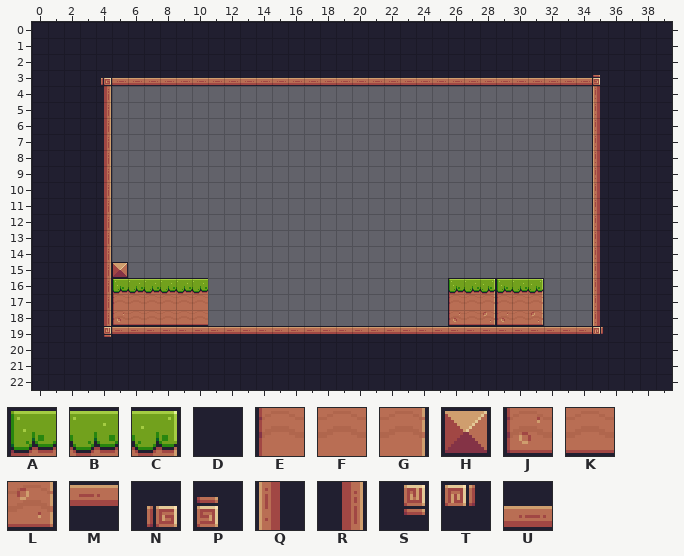
Tiled map, stored at assets/tiles/Level-01.tmx. The picture above was drawn from the file before the commit.
Cells are 16x16 px. Shown: x 0..39, y 0..22.
Key: from "Pixel Adventure": A 6, B 7, C 8, D 23, E 28, F 29, G 30, H 34, J 50, K 51, L 52, M 89, N 91, P 92, Q 110, R 112, S 113, T 114, U 133.
_ is an empty cell.
Layer "Background" before, first column x 0:
 0 DDDDDDDDDDDDDDDDDDDDDDDDDDDDDDDDDDDDDDDD
 1 DDDDDDDDDDDDDDDDDDDDDDDDDDDDDDDDDDDDDDDD
 2 DDDDDDDDDDDDDDDDDDDDDDDDDDDDDDDDDDDDDDDD
 3 DDDDNUUUUUUUUUUUUUUUUUUUUUUUUUUUUUUPDDDD
 4 DDDDR______________________________QDDDD
 5 DDDDR______________________________QDDDD
 6 DDDDR______________________________QDDDD
 7 DDDDR______________________________QDDDD
 8 DDDDR______________________________QDDDD
 9 DDDDR______________________________QDDDD
10 DDDDR______________________________QDDDD
11 DDDDR______________________________QDDDD
12 DDDDR______________________________QDDDD
13 DDDDR______________________________QDDDD
14 DDDDR______________________________QDDDD
15 DDDDRH_____________________________QDDDD
16 DDDDRABBBBB_______________ABCABC___QDDDD
17 DDDDREFFFFF_______________EFGEFG___QDDDD
18 DDDDRJKKKKK_______________JKLJKL___QDDDD
19 DDDDSMMMMMMMMMMMMMMMMMMMMMMMMMMMMMMTDDDD
20 DDDDDDDDDDDDDDDDDDDDDDDDDDDDDDDDDDDDDDDD
21 DDDDDDDDDDDDDDDDDDDDDDDDDDDDDDDDDDDDDDDD
22 DDDDDDDDDDDDDDDDDDDDDDDDDDDDDDDDDDDDDDDD
After:
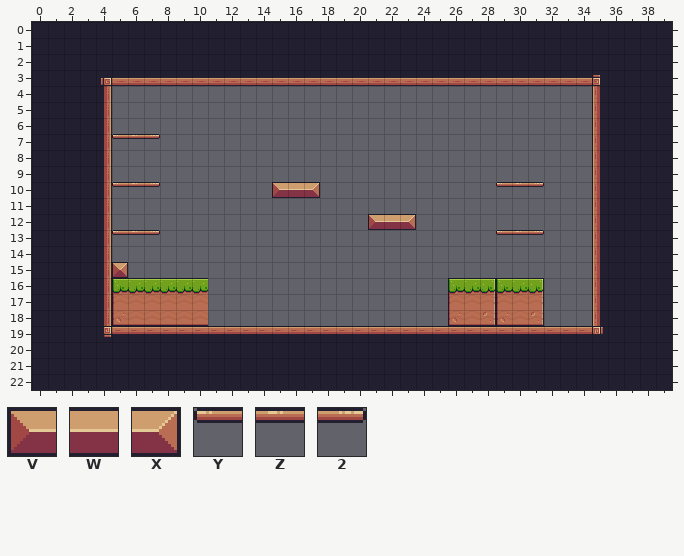
Further tiles: from "Pixel Adventure": V 12, W 13, X 14, Y 39, Z 40, 2 41.
Changes in this commit:
Layer "Background":
y 7: x 5..7 ___ -> YZ2
y 10: x 5..7 ___ -> YZ2; x 15..17 ___ -> VWX; x 29..31 ___ -> YZ2
y 12: x 21..23 ___ -> VWX
y 13: x 5..7 ___ -> YZ2; x 29..31 ___ -> YZ2
Where, in picture pixels (left, top, right, bottom), the same in both pictures:
added: (112, 134, 160, 139)
added: (112, 182, 160, 187)
added: (272, 182, 320, 198)
added: (496, 182, 544, 187)
added: (368, 214, 416, 230)
added: (112, 230, 160, 235)
added: (496, 230, 544, 235)
